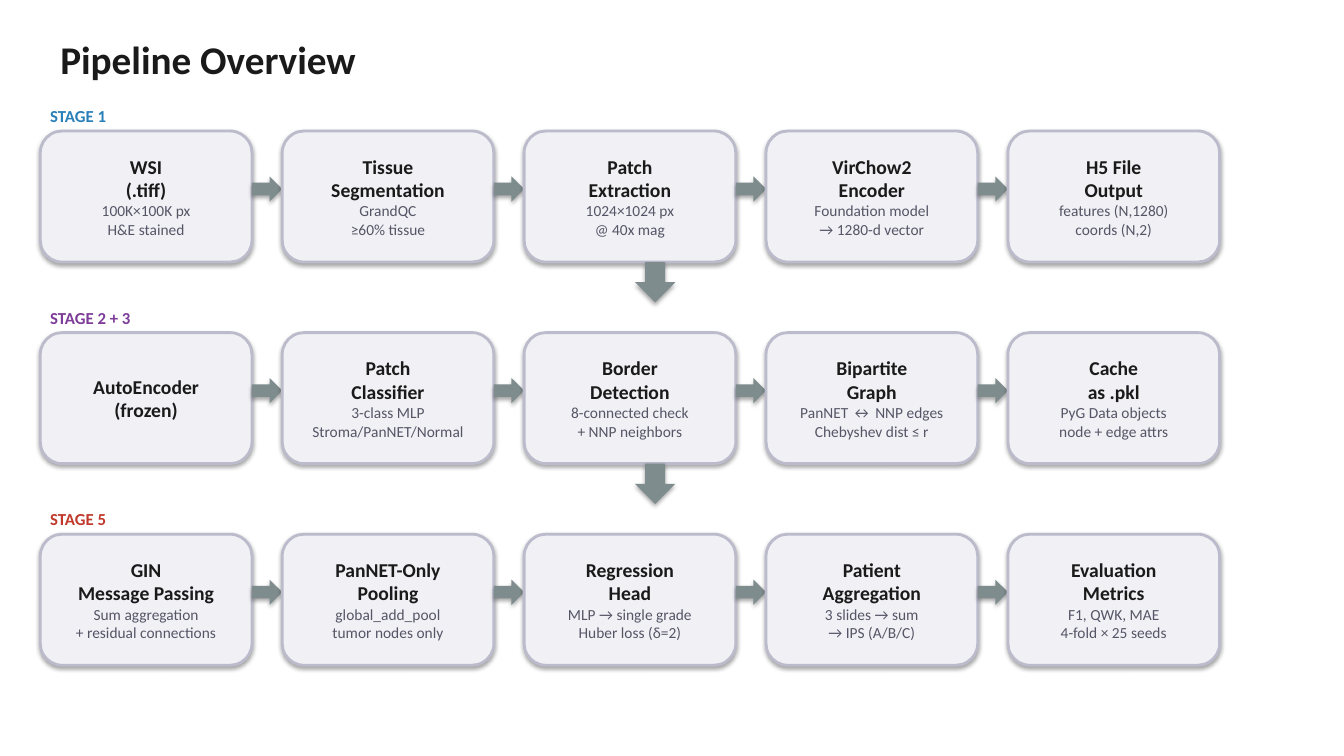
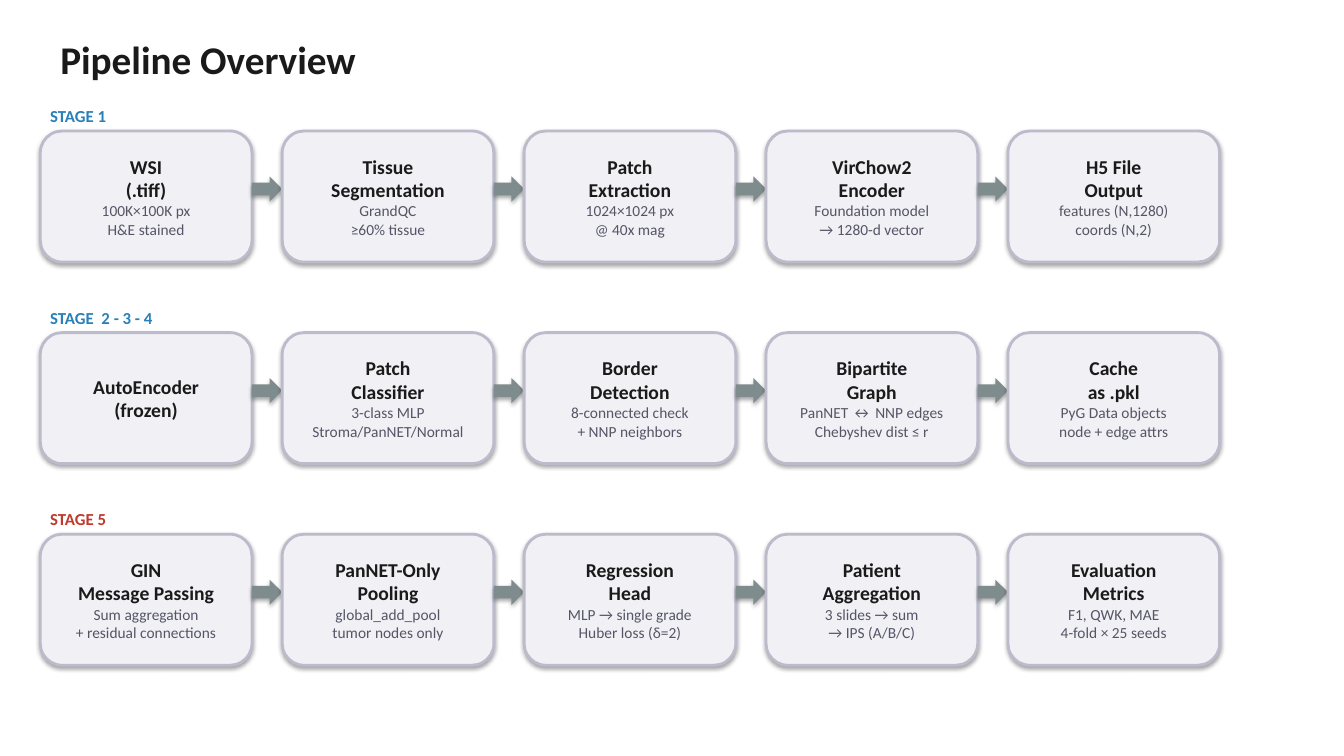
Before and after one commit to sinan-cakmak/pannet_pipeline, a slide deck: slide 4 of PanNET_Pipeline_Presentation.pptx. Drawn at 1344x756 pixels with LibreOffice and Linux fonts; fonts in the diff are those of the drawing. Boxes give left, top, right and bottom in pixels: in the first picture for what was removed or moved away, otherwise in the second. Text is boxed around its words. In the diff, an @@ line names an element or a change of style, - is before the commit and + after.

```diff
--- a/PanNET_Pipeline_Presentation.pptx
+++ b/PanNET_Pipeline_Presentation.pptx
@@ down arrow removed at bbox=[635, 262, 676, 302] @@
@@ text at bbox=[50, 313, 152, 324]: text changed; text colour #7D3C98 to #2980B9 @@
-STAGE 2 + 3
+STAGE 2 - 3 - 4
@@ down arrow removed at bbox=[635, 464, 676, 504] @@
```
Also in this commit, not shown: 5 other slides changed, 3 slides added, 3 slides removed, 2 other files.
